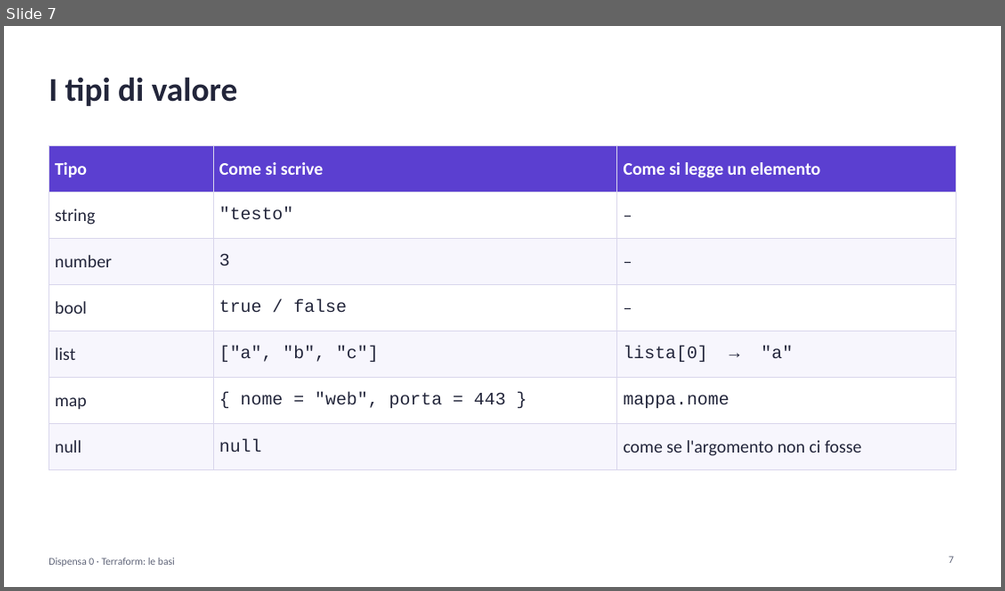
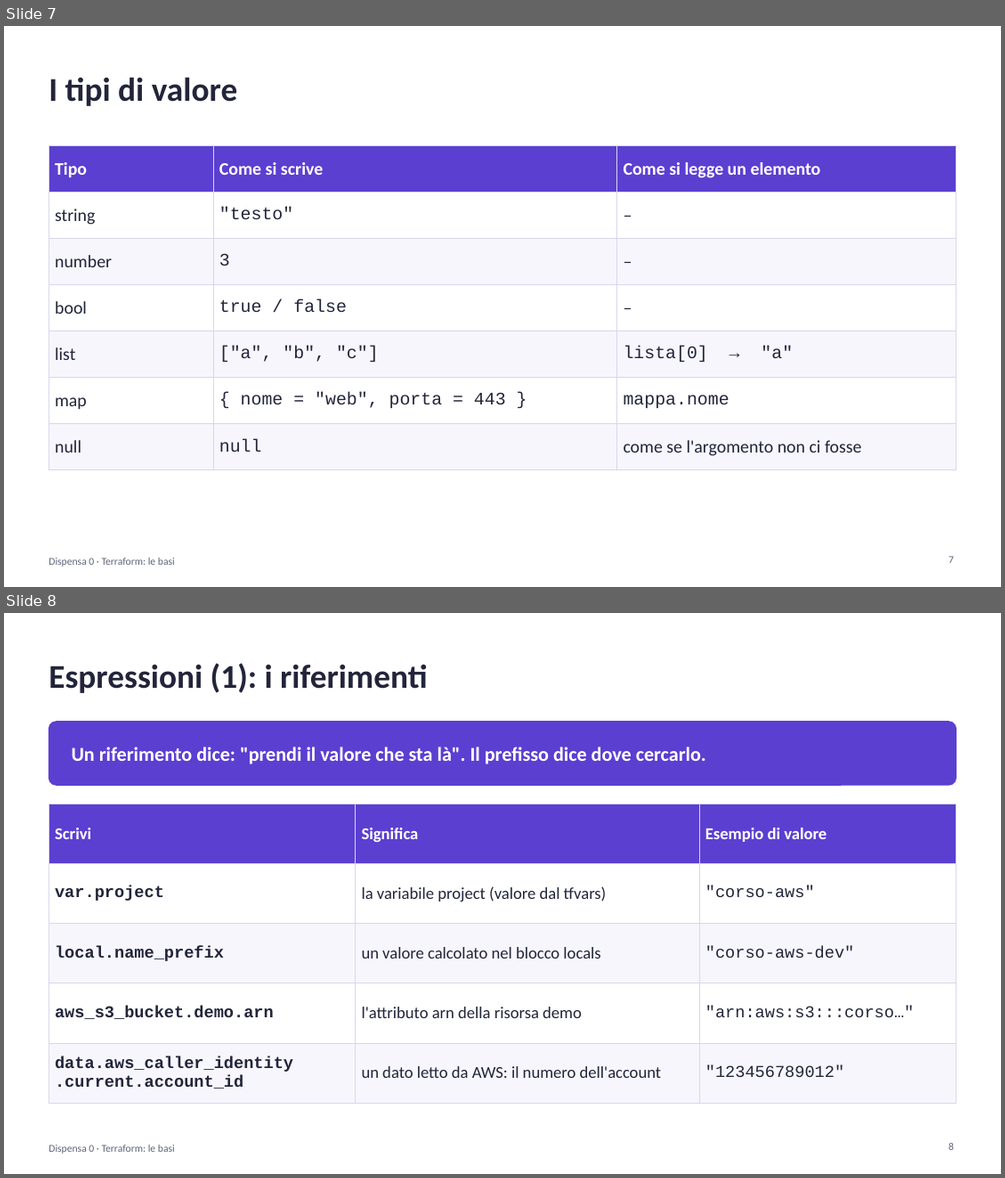
Before and after one commit to cereZ23/aws, a slide deck: slide/slide-0-terraform.pptx. Shown one above the other, each under a label of ours: slide 7 before the commit, slides 7 and 8 after it. The pictures are 1005x591 and 1005x1178 pixels, drawn with LibreOffice and Linux fonts; fonts in the diff are those of the drawing. Boxes give left, top, right and bottom in pixels: in the first picture for what was removed or moved away, otherwise in the second. Text is boxed around its words. In the diff, an @@ line names an element or a change of style, - is before the commit and + after.

Commit message:
Slide: espressioni spiegate una per una

```diff
--- a/slide/slide-0-terraform.pptx
+++ b/slide/slide-0-terraform.pptx
@@ slide 8 added at box(4, 613, 1001, 1174), background #FFFFFF @@
@@ text added at box(48, 663, 427, 693), 32 pt, text #22253A, bold @@
+Espressioni (1): i riferimenti
@@ rounded rectangle added at box(48, 722, 956, 785), fill #5B3FD0, outline #5B3FD0 1 pt @@
@@ text added at box(72, 747, 706, 764), 19 pt, text #FFFFFF, bold @@
+Un riferimento dice: "prendi il valore che sta là". Il prefisso dice dove cercarlo.
@@ table added at box(48, 803, 956, 1092), 5 rows, 3 columns @@
+Scrivi | Significa | Esempio di valore
+var.project | la variabile project (valore dal tfvars) | "corso-aws"
+local.name_prefix | un valore calcolato nel blocco locals | "corso-aws-dev"
+aws_s3_bucket.demo.arn | l'attributo arn della risorsa demo | "arn:aws:s3:::corso…"
+data.aws_caller_identity / .current.account_id | un dato letto da AWS: il numero dell'account | "123456789012"
@@ text added at box(48, 1144, 175, 1153), 10 pt, text #5F6478 @@
+Dispensa 0 · Terraform: le basi
@@ page number added at box(948, 1143, 954, 1150), 10 pt, text #5F6478 @@
+8
```
Also in this commit, not shown: 1 slide changed, 3 other slides added, 1 slide removed, 1 other file.
